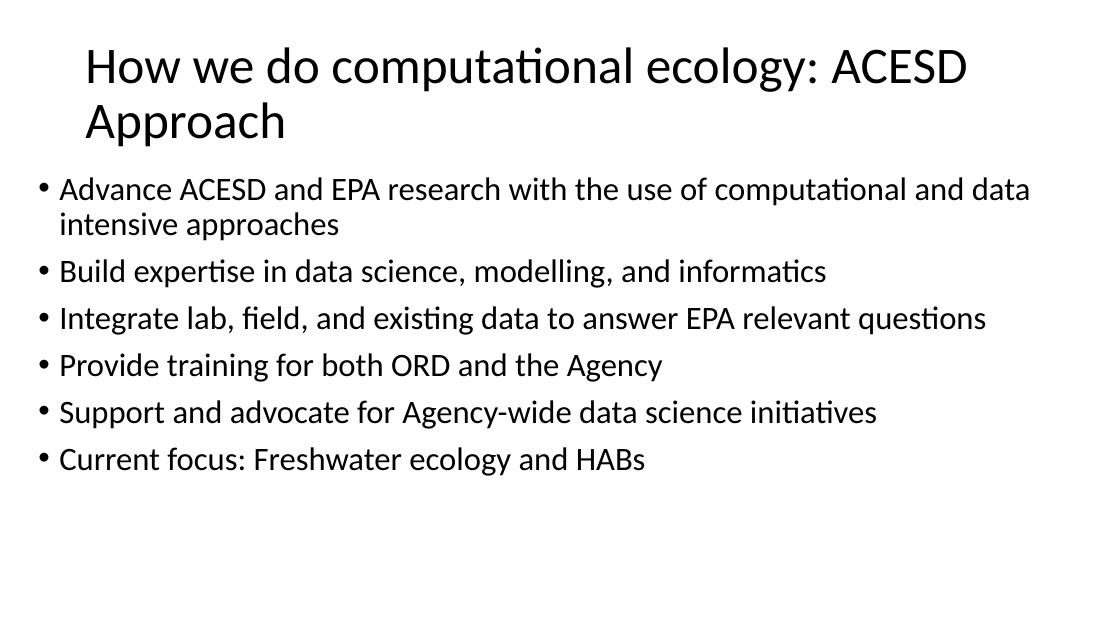
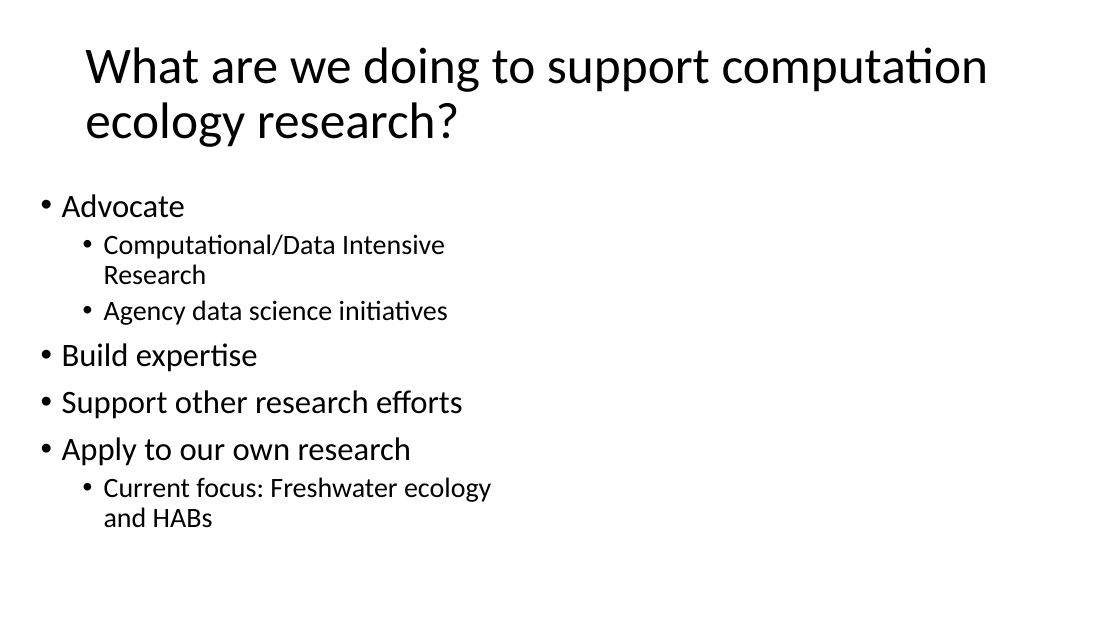
Before and after one commit to jhollist/eco_with_computers, a slide deck: slide 4 of hollister_eco_with_computers.pptx. Drawn at 1120x630 pixels with LibreOffice and Linux fonts; fonts in the diff are those of the drawing. Boxes give left, top, right and bottom in pixels: in the first picture for what was removed or moved away, otherwise in the second. Text is boxed around its words. In the diff, an @@ line names an element or a change of style, - is before the commit and + after.

```diff
--- a/hollister_eco_with_computers.pptx
+++ b/hollister_eco_with_computers.pptx
@@ title at [85, 47, 988, 147]: text changed @@
-How we do computational ecology: ACESD Approach
+What are we doing to support computation ecology research?
@@ text "Advocate": place and size @@
-text "Advocate" at [59, 177, 1031, 476]
+text "Advocate" at [62, 194, 491, 528]
@@ text at [62, 194, 463, 466]: text changed @@
-• Advance ACESD and EPA research with the use of computational and data intensive approaches
-• Build expertise in data science, modelling, and informatics
-• Integrate lab, field, and existing data to answer EPA relevant questions
-• Provide training for both ORD and the Agency
-• Support and advocate for Agency-wide data science initiatives
+• Advocate
+  • Computational/Data Intensive Research
+  • Agency data science initiatives
+• Build expertise
+• Support other research efforts
+• Apply to our own research
@@ text at [104, 477, 491, 528]: size 28 to 24 pt in "Current focus: Freshwater ecology and HABs"; list level 1 to 2 in "Current focus: Freshwater ecology and ..." @@
```
Also in this commit, not shown: 3 other slides changed.
